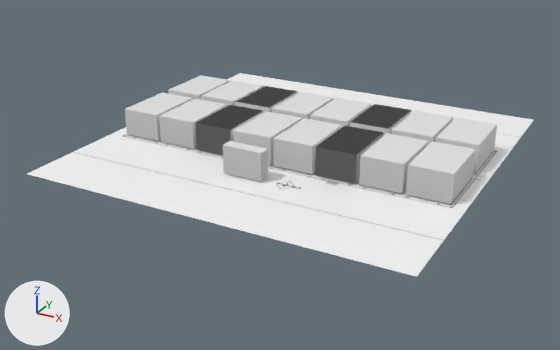
One commit to the glTF model r3f-project/public/models/bldg-22.glb: the scene before it, then after it.
Both versions are drawn from a 50 mm lens placed at (496.0, -970.0, 427.0), pointed at (-16.0, -39.0, -39.0). The axes (+X, +Y, +Z) are drawn at lower left. The lights are the same throughout. Where no turn or scale is listed for an object, it has been applied to the vertices.

In view in the first picture: 'BAY_1E__ORIG', 'BAY_1W__ORIG', 'BAY_2E__ORIG', 'BAY_2W__ORIG', 'BAY_3E__HIIT', 'BAY_3E__ORIG', 'BAY_3W__HIIT', 'BAY_3W__ORIG', 'BAY_4E__ORIG', 'BAY_4W__ORIG', 'BAY_5E__ORIG', 'BAY_5W__ORIG', 'BAY_6E__HIIT', 'BAY_6E__ORIG', 'BAY_6W__HIIT', 'BAY_6W__ORIG', 'BAY_7E__ORIG', 'BAY_7W__ORIG', 'BAY_8E__ORIG', 'BAY_8W__ORIG', 'building-22-map', 'label__LABEL'.
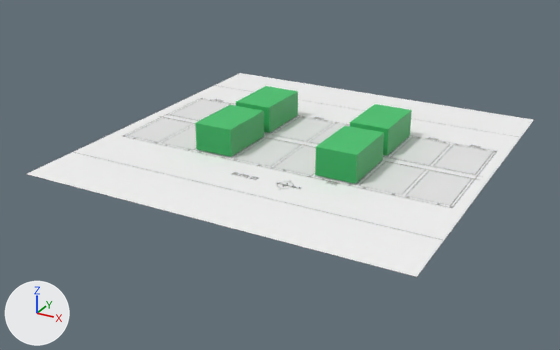
Diff of the bpy script that builds the scene:
```diff
--- a/r3f-project/public/models/bldg-22.glb.py
+++ b/r3f-project/public/models/bldg-22.glb.py
@@ me_bay_6w__hiit @@
 me_bay_6w__hiit.from_pydata(...)  # 8 vertices, 12 faces; spans x -30.0..30.0, y -47.3..47.3, z -20.6..20.6
+me_bay_6w__hiit.materials.append(mat_hiit)  # green #43c56e
@@ me_bay_3w__hiit @@
 me_bay_3w__hiit.from_pydata(...)  # 8 vertices, 12 faces; spans x -30.0..30.0, y -47.3..47.3, z -20.6..20.6
+me_bay_3w__hiit.materials.append(mat_hiit)  # green #43c56e
@@ me_bay_8w__orig @@
 me_bay_8w__orig.from_pydata(...)  # 8 vertices, 12 faces; spans x 0.0..60.1, y -94.7..0.0, z 0.0..41.2
+me_bay_8w__orig.materials.append(mat_origin)  # orange #c56643
@@ me_bay_7w__orig @@
 me_bay_7w__orig.from_pydata(...)  # 8 vertices, 12 faces; spans x 0.0..60.1, y -94.7..0.0, z 0.0..41.2
+me_bay_7w__orig.materials.append(mat_origin)  # orange #c56643
@@ me_bay_6w__orig @@
 me_bay_6w__orig.from_pydata(...)  # 8 vertices, 12 faces; spans x 0.0..60.1, y -94.7..0.0, z 0.0..41.2
+me_bay_6w__orig.materials.append(mat_origin)  # orange #c56643
@@ me_bay_5w__orig @@
 me_bay_5w__orig.from_pydata(...)  # 8 vertices, 12 faces; spans x 0.0..60.1, y -94.7..0.0, z 0.0..41.2
+me_bay_5w__orig.materials.append(mat_origin)  # orange #c56643
@@ me_bay_4w__orig @@
 me_bay_4w__orig.from_pydata(...)  # 8 vertices, 12 faces; spans x 0.0..60.1, y -94.7..0.0, z 0.0..41.2
+me_bay_4w__orig.materials.append(mat_origin)  # orange #c56643
@@ me_bay_2w__orig @@
 me_bay_2w__orig.from_pydata(...)  # 8 vertices, 12 faces; spans x 0.0..60.1, y -94.7..0.0, z 0.0..41.2
+me_bay_2w__orig.materials.append(mat_origin)  # orange #c56643
@@ me_bay_1w__orig @@
 me_bay_1w__orig.from_pydata(...)  # 8 vertices, 12 faces; spans x 0.0..60.1, y -94.7..0.0, z 0.0..41.2
+me_bay_1w__orig.materials.append(mat_origin)  # orange #c56643
@@ me_bay_3e__hiit @@
 me_bay_3e__hiit.from_pydata(...)  # 8 vertices, 12 faces; spans x -30.0..30.0, y -47.3..47.3, z -20.6..20.6
+me_bay_3e__hiit.materials.append(mat_hiit)  # green #43c56e
@@ me_bay_8e__orig @@
 me_bay_8e__orig.from_pydata(...)  # 8 vertices, 12 faces; spans x 0.0..60.1, y -94.7..0.0, z 0.0..41.2
+me_bay_8e__orig.materials.append(mat_origin)  # orange #c56643
@@ me_bay_7e__orig @@
 me_bay_7e__orig.from_pydata(...)  # 8 vertices, 12 faces; spans x 0.0..60.1, y -94.7..0.0, z 0.0..41.2
+me_bay_7e__orig.materials.append(mat_origin)  # orange #c56643
@@ me_bay_6e__orig @@
 me_bay_6e__orig.from_pydata(...)  # 8 vertices, 12 faces; spans x 0.0..60.1, y -94.7..0.0, z 0.0..41.2
+me_bay_6e__orig.materials.append(mat_origin)  # orange #c56643
@@ me_bay_5e__orig @@
 me_bay_5e__orig.from_pydata(...)  # 8 vertices, 12 faces; spans x 0.0..60.1, y -94.7..0.0, z 0.0..41.2
+me_bay_5e__orig.materials.append(mat_origin)  # orange #c56643
@@ me_bay_4e__orig @@
 me_bay_4e__orig.from_pydata(...)  # 8 vertices, 12 faces; spans x 0.0..60.1, y -94.7..0.0, z 0.0..41.2
+me_bay_4e__orig.materials.append(mat_origin)  # orange #c56643
@@ me_bay_2e__orig @@
 me_bay_2e__orig.from_pydata(...)  # 8 vertices, 12 faces; spans x 0.0..60.1, y -94.7..0.0, z 0.0..41.2
+me_bay_2e__orig.materials.append(mat_origin)  # orange #c56643
@@ me_bay_1e__orig @@
 me_bay_1e__orig.from_pydata(...)  # 8 vertices, 12 faces; spans x 0.0..60.1, y -94.7..0.0, z 0.0..41.2
+me_bay_1e__orig.materials.append(mat_origin)  # orange #c56643
@@ ob_bay_8w__orig @@
 ob_bay_8w__orig.location = (-254.8, 109.1, 2.039)
+ob_bay_8w__orig.scale = (0.01, 0.01, 0.01)
@@ ob_bay_7w__orig @@
 ob_bay_7w__orig.location = (-189.8, 109.1, 2.039)
+ob_bay_7w__orig.scale = (0.01, 0.01, 0.01)
@@ ob_bay_6w__orig @@
 ob_bay_6w__orig.location = (-124.8, 109.1, 2.039)
+ob_bay_6w__orig.scale = (0.01, 0.01, 0.01)
@@ ob_bay_5w__orig @@
 ob_bay_5w__orig.location = (-59.83, 109.1, 2.039)
+ob_bay_5w__orig.scale = (0.01, 0.01, 0.01)
@@ ob_bay_4w__orig @@
 ob_bay_4w__orig.location = (5.17, 109.1, 2.039)
+ob_bay_4w__orig.scale = (0.01, 0.01, 0.01)
@@ ob_bay_3w__orig @@
 ob_bay_3w__orig.location = (70.17, 109.1, 2.039)
+ob_bay_3w__orig.scale = (0.01, 0.01, 0.01)
@@ ob_bay_2w__orig @@
 ob_bay_2w__orig.location = (135.2, 109.1, 2.039)
+ob_bay_2w__orig.scale = (0.01, 0.01, 0.01)
@@ ob_bay_1w__orig @@
 ob_bay_1w__orig.location = (200.2, 109.1, 2.039)
+ob_bay_1w__orig.scale = (0.01, 0.01, 0.01)
@@ ob_label__label @@
-ob_label__label = bpy.data.objects.new('label__LABEL', me_label__label)
@@ ob_bay_8e__orig @@
 ob_bay_8e__orig.location = (-254.9, -2.219, 2.039)
+ob_bay_8e__orig.scale = (0.01, 0.01, 0.01)
@@ ob_bay_7e__orig @@
 ob_bay_7e__orig.location = (-189.9, -2.219, 2.039)
+ob_bay_7e__orig.scale = (0.01, 0.01, 0.01)
@@ ob_bay_6e__orig @@
 ob_bay_6e__orig.location = (-124.9, -2.219, 2.039)
+ob_bay_6e__orig.scale = (0.01, 0.01, 0.01)
@@ ob_bay_5e__orig @@
 ob_bay_5e__orig.location = (-59.9, -2.219, 2.039)
+ob_bay_5e__orig.scale = (0.01, 0.01, 0.01)
@@ ob_bay_4e__orig @@
 ob_bay_4e__orig.location = (5.1, -2.219, 2.039)
+ob_bay_4e__orig.scale = (0.01, 0.01, 0.01)
@@ ob_bay_3e__orig @@
 ob_bay_3e__orig.location = (70.1, -2.219, 2.039)
+ob_bay_3e__orig.scale = (0.01, 0.01, 0.01)
@@ ob_bay_2e__orig @@
 ob_bay_2e__orig.location = (135.1, -2.219, 2.039)
+ob_bay_2e__orig.scale = (0.01, 0.01, 0.01)
@@ ob_bay_1e__orig @@
 ob_bay_1e__orig.location = (200.1, -2.219, 2.039)
+ob_bay_1e__orig.scale = (0.01, 0.01, 0.01)
```

Boxes (x1, y1, x2, y2) around the edits, measured in the pictures (560 x 350 px):
'BAY_1E__ORIG', recoloured, rescaled (not visible afterwards): before (406, 141, 476, 204)
'BAY_3E__HIIT', recoloured (grey to green): (315, 126, 384, 184) in both
'BAY_2E__ORIG', recoloured, rescaled (not visible afterwards): before (359, 133, 429, 194)
'BAY_4E__ORIG', recoloured, rescaled (not visible afterwards): before (273, 118, 342, 174)
'BAY_7E__ORIG', recoloured, rescaled (not visible afterwards): before (159, 98, 227, 149)
'BAY_1W__ORIG', recoloured, rescaled (not visible afterwards): before (436, 118, 497, 173)
'BAY_3W__HIIT', recoloured (grey to green): (350, 104, 412, 156) in both
'BAY_8E__ORIG', recoloured, rescaled (not visible afterwards): before (125, 92, 193, 141)
'BAY_6W__HIIT', recoloured (grey to green): (236, 86, 298, 133) in both
'BAY_5E__ORIG', recoloured, rescaled (not visible afterwards): before (233, 111, 302, 165)
'label__LABEL', deleted: before (223, 141, 268, 182)
'BAY_2W__ORIG', recoloured, rescaled (not visible afterwards): before (392, 111, 453, 145)
'BAY_4W__ORIG', recoloured, rescaled (not visible afterwards): before (310, 98, 372, 127)
'BAY_5W__ORIG', recoloured, rescaled (not visible afterwards): before (272, 92, 334, 120)
'BAY_3W__ORIG', rescaled (not visible afterwards): before (351, 104, 412, 134)
'BAY_7W__ORIG', recoloured, rescaled (not visible afterwards): before (201, 81, 263, 106)
'BAY_8W__ORIG', recoloured, rescaled (not visible afterwards): before (168, 75, 230, 99)
'BAY_3E__ORIG', rescaled (not visible afterwards): before (316, 126, 382, 183)
'BAY_6W__ORIG', recoloured, rescaled (not visible afterwards): before (240, 87, 298, 112)
'BAY_6E__ORIG', recoloured, rescaled (not visible afterwards): before (230, 111, 264, 142)
